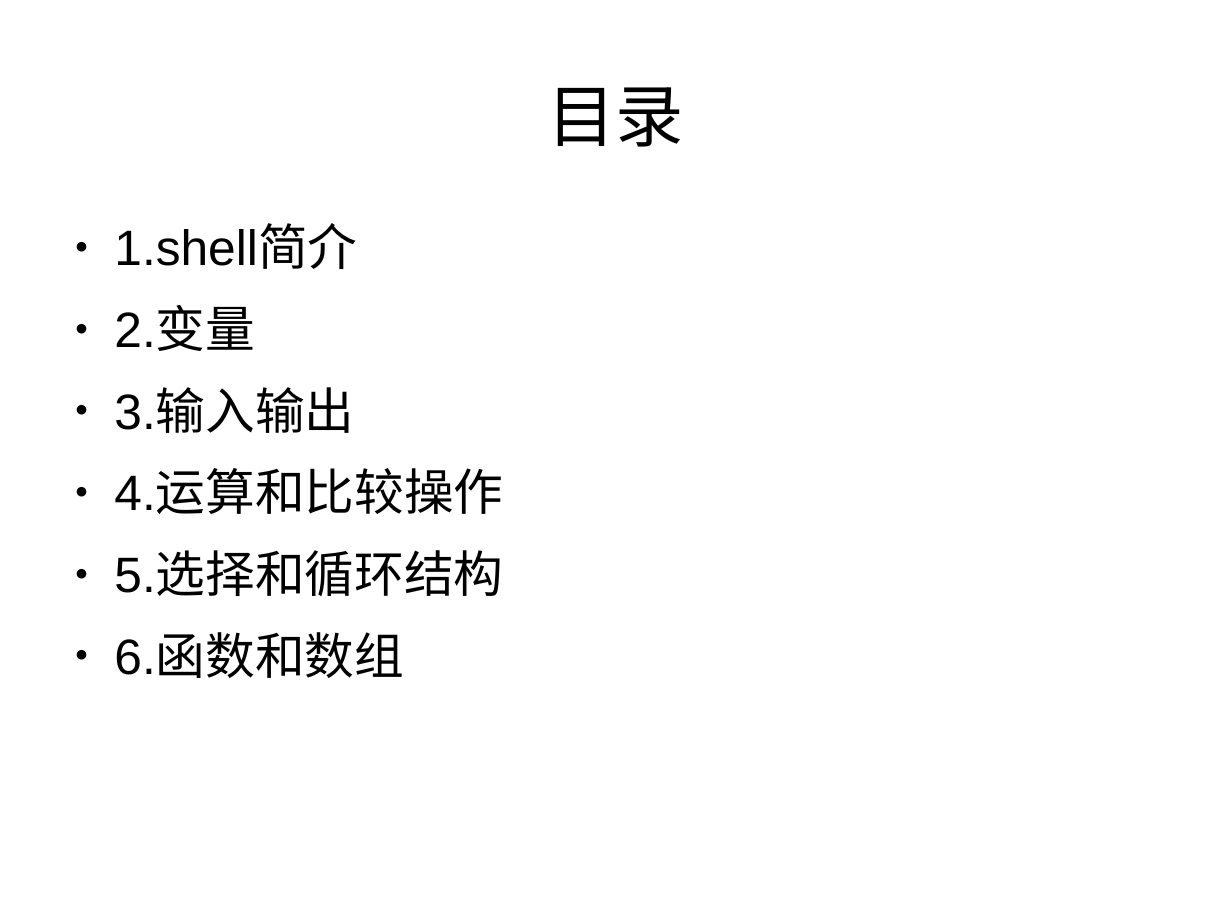
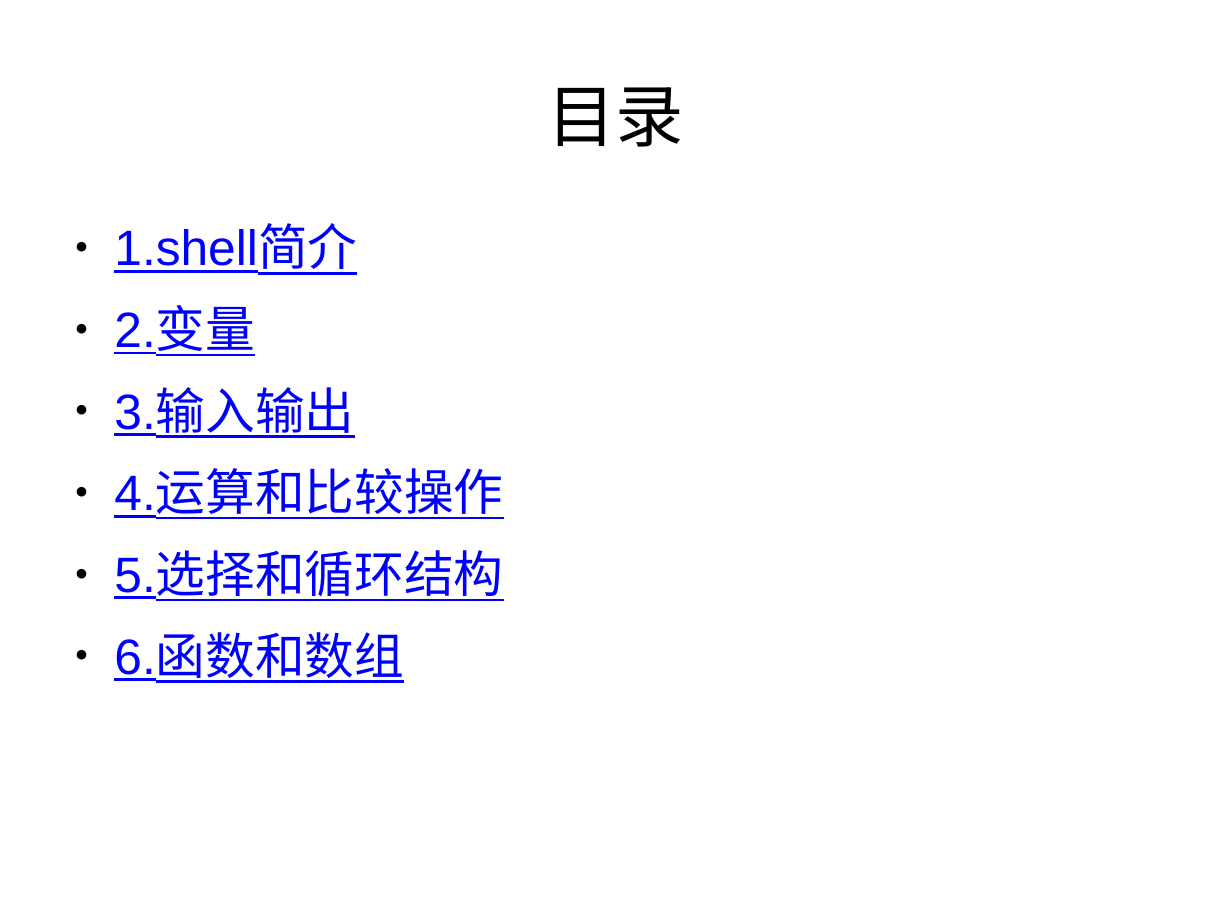
Before and after one commit to shuoshuren/shellDemo, a slide deck: slide 2 of shell编程入门.pptx. Drawn at 1232x924 pixels with LibreOffice and Linux fonts; fonts in the diff are those of the drawing; background and template pictures are left out. Boxes give left, top, right and bottom in pixels: in the first picture for what was removed or moved away, otherwise in the second. Text is boxed around its words. In the diff, an @@ line names an element or a change of style, - is before the commit and + after.

```diff
--- a/shell编程入门.pptx
+++ b/shell编程入门.pptx
@@ text "1.shell简介" at bbox=[114, 226, 503, 683]: text colour #000000 to #0000FF, underline on @@
```
Also in this commit, not shown: 3 other slides changed, 16 slides added, 9 other files.
